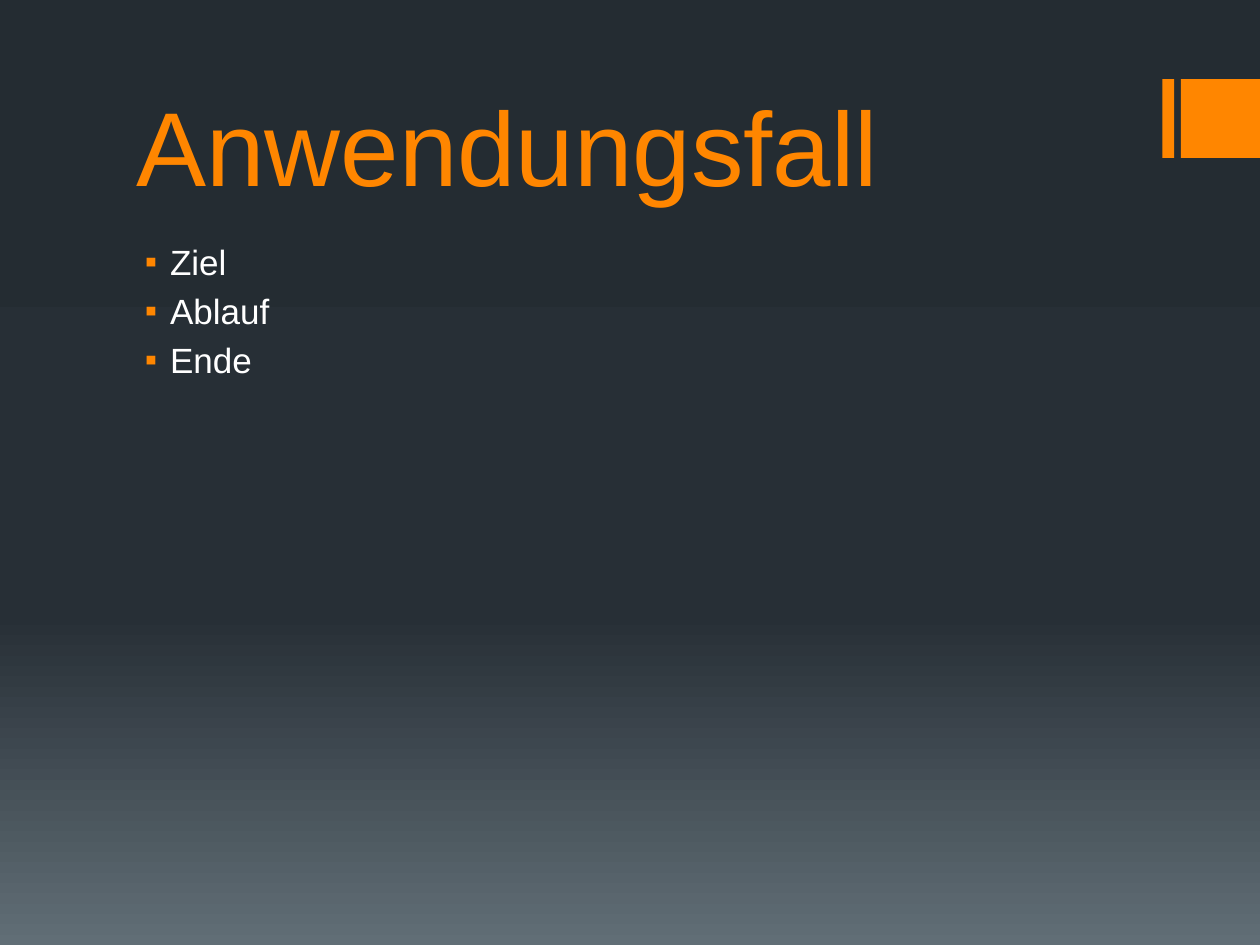
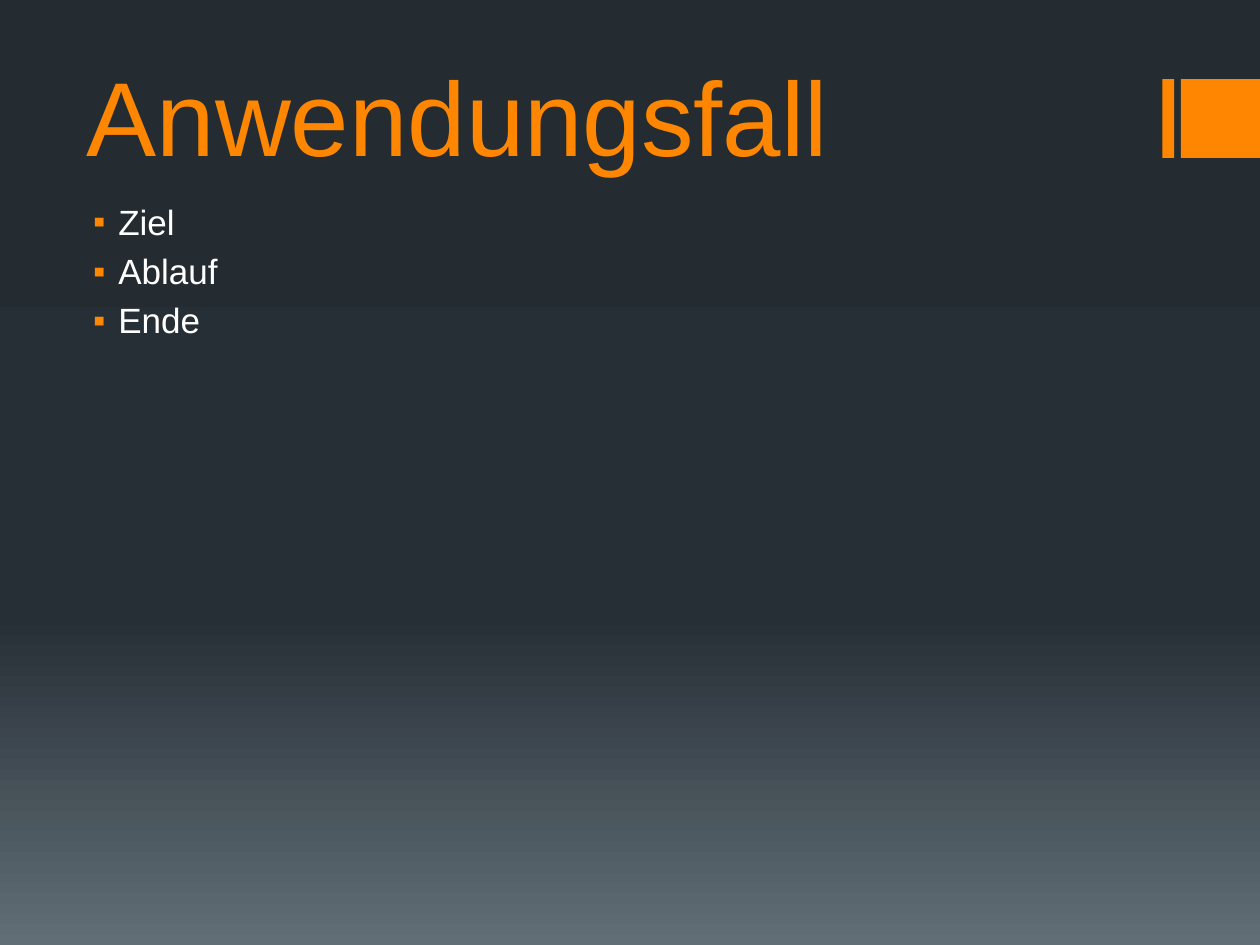
Before and after one commit to docker-apps/Docker, a slide deck: slide 3 of Documents/Projektskizze/Projektskizze_Präsentation_v1.pptx. Drawn at 1260x945 pixels with LibreOffice and Linux fonts; fonts in the diff are those of the drawing. Boxes give left, top, right and bottom in pixels: in the first picture for what was removed or moved away, otherwise in the second. Text is boxed around its words. In the diff, an @@ line names an element or a change of style, - is before the commit and + after.

```diff
--- a/Documents/Projektskizze/Projektskizze_Präsentation_v1.pptx
+++ b/Documents/Projektskizze/Projektskizze_Präsentation_v1.pptx
@@ title "Anwendungsfall" moved from (x1=137, y1=110, x2=878, y2=206) to (x1=87, y1=80, x2=828, y2=176) @@
@@ text "Ziel" moved from (x1=170, y1=249, x2=269, y2=374) to (x1=118, y1=209, x2=217, y2=334) @@
```
Also in this commit, not shown: 5 other slides changed, 2 slides added, 1 slide removed.
